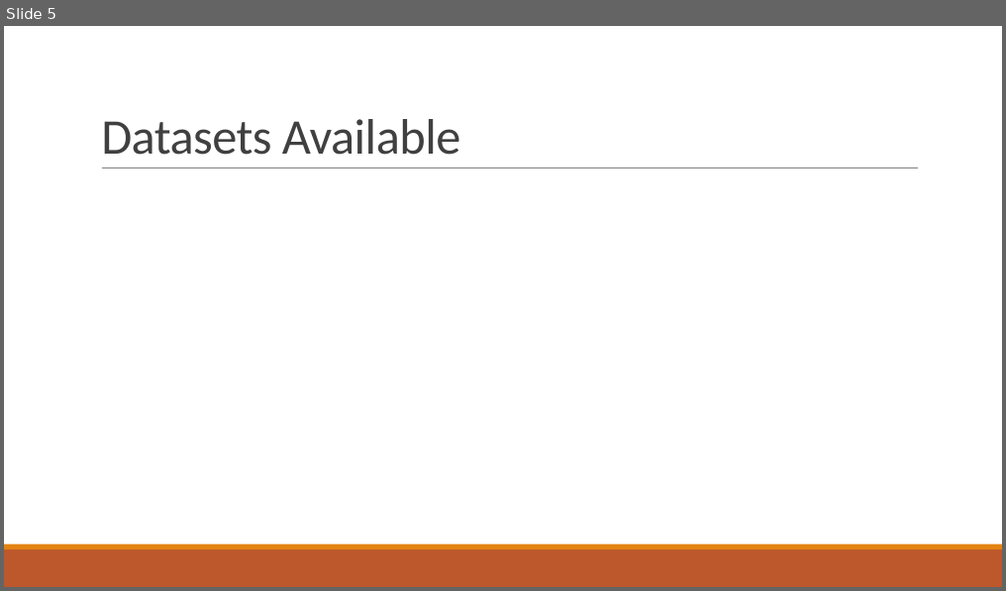
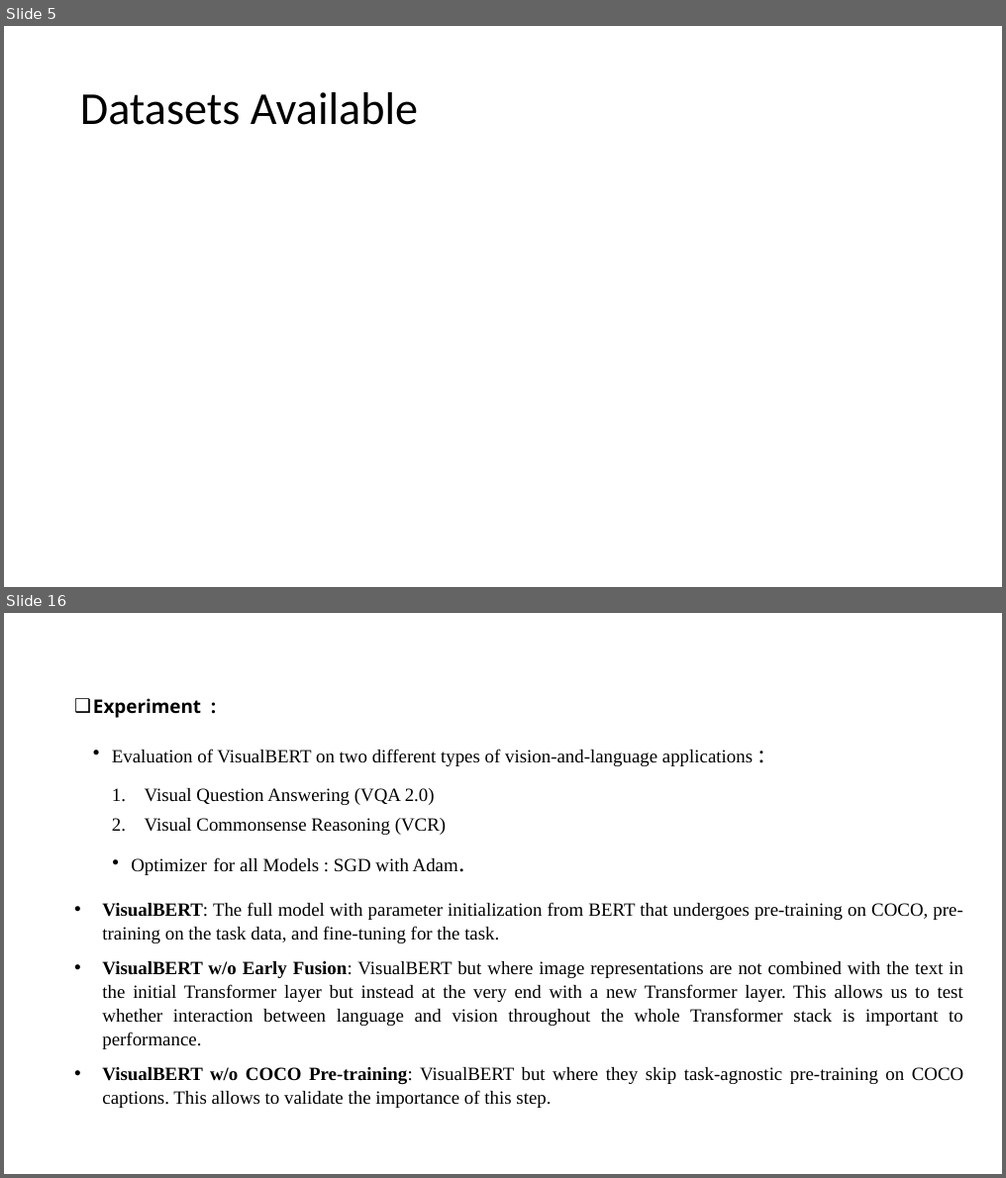
Before and after one commit to VarunBohara/Mini-Project-Documents, a slide deck: Literature Survey.pptx. Shown one above the other, each under a label of ours: slide 5 before the commit, slides 5 and 16 after it; the slides between them are not shown. The pictures are 1006x591 and 1006x1178 pixels, drawn with LibreOffice and Linux fonts; fonts in the diff are those of the drawing. Boxes give left, top, right and bottom in pixels: in the first picture for what was removed or moved away, otherwise in the second. Text is boxed around its words. In the diff, an @@ line names an element or a change of style, - is before the commit and + after.

```diff
--- a/Literature Survey.pptx
+++ b/Literature Survey.pptx
@@ slide 16 added at [4,613,1002,1174], background #FFFFFF @@
@@ text added at [93,698,963,1108], 18 pt, text #000000 @@
+❑ Experiment :
+• Evaluation of VisualBERT on two different types of vision-and-language applications :
+  1. Visual Question Answering (VQA 2.0)
+  2. Visual Commonsense Reasoning (VCR)
+• Optimizer for all Models : SGD with Adam.
+• VisualBERT: The full model with parameter initialization from BERT that undergoes pre-training on COCO, pre-training on the task data, and fine-tuning for the task.
+• VisualBERT w/o Early Fusion: VisualBERT but where image representations are not combined with the text in the initial Transformer layer but instead at the very end with a new Transformer layer. This allows us to test whether interaction between language and vision throughout the whole Transformer stack is important to performance.
+• VisualBERT w/o COCO Pre-training: VisualBERT but where they skip task-agnostic pre-training on COCO captions. This allows to validate the importance of this step.
@@ slide 5 changed as well @@
@@ title "Datasets Available": place and size @@
-title "Datasets Available" at [101,119,460,155]
+title "Datasets Available" at [80,92,418,125]
@@ title "Datasets Available" at [80,92,418,125]: size 48 to 44 pt, text colour #404040 to #000000, letter spacing -0.5 to 0 pt; line spacing 0.85 to 0.9; vertical alignment bottom to middle @@
@@ line removed from (102, 169) to (918, 169) @@
@@ rectangle removed at [4,550,1002,587] @@
@@ rectangle removed at [4,545,1002,550] @@
```
Also in this commit, not shown: 4 other slides changed, 13 other slides added, 2 slides removed.
